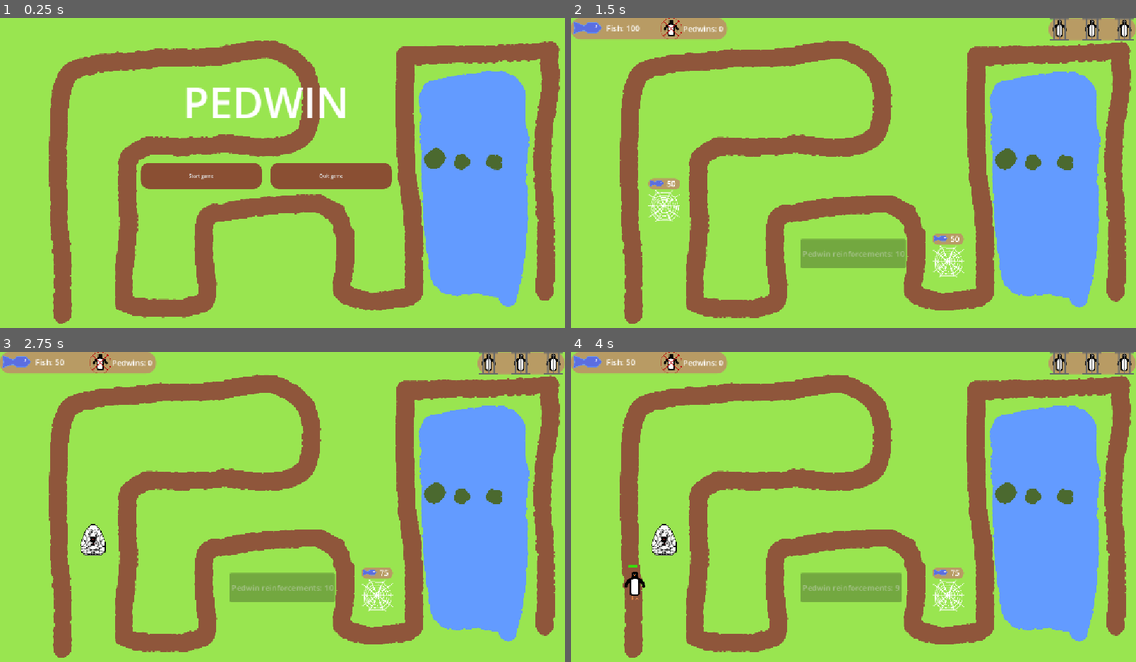
Above: before the commit, frames 1-4 (two rows, left to right).
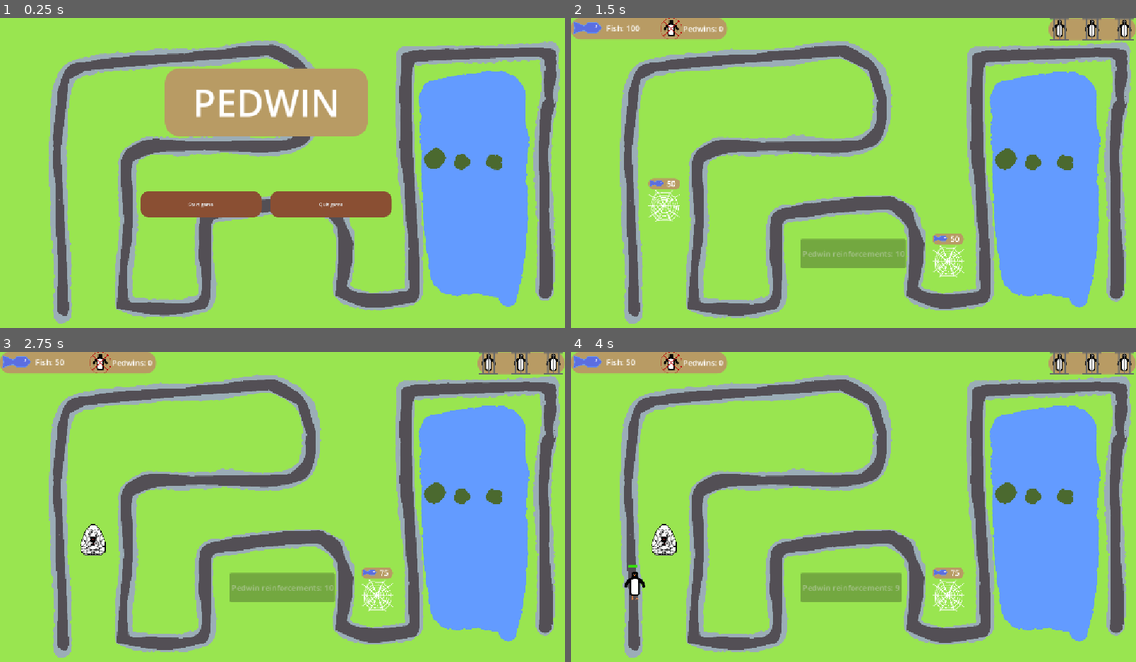
Above: after the commit, the same moments.

Repository: CrimsonCloak/pedwin
Game: Godot game, scene res://Scenes/menu.tscn
Same seed, same stepped clock (60 frames per second), same inputs: the game is played once before the commit and once after it.
Inputs (mouse positions are in pixels of both pictures, inside the frame that each line leads up to):
- Up to frame 1 (0.25 s): no input
- Up to frame 2 (1.5 s): click "Start game" at 0.5 s; click "Start Pedwinvasion" at 1.25 s
- Up to frame 3 (2.75 s): tap Enter at 2 s; move the mouse to (90, 541) at 2.02 s; click (90, 541) at 2.17 s
- Up to frame 4 (4 s): tap Space at 2.75 s; move the mouse to (949, 593) at 2.77 s; click (949, 593) at 2.92 s; move the mouse to (910, 441) at 3.52 s; click (910, 441) at 3.67 s

The runs differ from the first frame. In frame 1, 32% of the frame differs, in the area x 8-100%, y 7-99%; in frame 2, 20%; in frame 3, 20%; in frame 4, 20%.

Commit message:
Swap out beta background for another

Diff:
--- a/Scenes/Levels/demogame.tscn
+++ b/Scenes/Levels/demogame.tscn
@@ -1,9 +1,9 @@
 [gd_scene format=3 uid="uid://bhnqp8see2fnr"]
 
 [ext_resource type="Script" uid="uid://cur77xedsl4gn" path="res://Scripts/game.gd" id="1_u22c3"]
-[ext_resource type="Texture2D" uid="uid://cd1km3f1i5gd" path="res://Assets/Background.png" id="2_8vyj5"]
 [ext_resource type="PackedScene" uid="uid://cmw57ycpp3g6g" path="res://Scenes/game_manager.tscn" id="2_pu47x"]
 [ext_resource type="PackedScene" uid="uid://dcgd821vn4q86" path="res://Scenes/empty_plot.tscn" id="3_8vyj5"]
+[ext_resource type="Texture2D" uid="uid://b6h3ttwrjyk4b" path="res://Assets/Background_grey.png" id="3_lrg74"]
 [ext_resource type="PackedScene" uid="uid://br4vn4h68fivi" path="res://Scenes/UI/level_hud.tscn" id="4_f2hrv"]
 
 [sub_resource type="Curve2D" id="Curve2D_qxrlw"]
@@ -20,7 +20,7 @@
 [node name="Background" type="Sprite2D" parent="." unique_id=1396405459]
 position = Vector2(577, 325)
 scale = Vector2(0.6009259, 0.6009259)
-texture = ExtResource("2_8vyj5")
+texture = ExtResource("3_lrg74")
 
 [node name="Path2D" type="Path2D" parent="." unique_id=1841170749]
 curve = SubResource("Curve2D_qxrlw")
--- a/Scenes/menu.tscn
+++ b/Scenes/menu.tscn
@@ -1,20 +1,30 @@
 [gd_scene format=3 uid="uid://brkucpi3rtttu"]
 
-[ext_resource type="Texture2D" uid="uid://cd1km3f1i5gd" path="res://Assets/Background.png" id="1_1rerr"]
+[ext_resource type="Texture2D" uid="uid://b6h3ttwrjyk4b" path="res://Assets/Background_grey.png" id="1_xhh6f"]
 [ext_resource type="Script" uid="uid://dtfxearnict7v" path="res://Scripts/startmenu_buttons.gd" id="2_xhh6f"]
+
+[sub_resource type="StyleBoxFlat" id="StyleBoxFlat_xhh6f"]
+bg_color = Color(0.72156864, 0.60784316, 0.39215687, 1)
+corner_radius_top_left = 30
+corner_radius_top_right = 30
+corner_radius_bottom_right = 30
+corner_radius_bottom_left = 30
+
+[sub_resource type="LabelSettings" id="LabelSettings_cayip"]
+font_size = 76
 
 [node name="Menu" type="Node2D" unique_id=1607660690]
 
 [node name="Background" type="Sprite2D" parent="." unique_id=900643263]
 position = Vector2(577, 324)
 scale = Vector2(0.6009259, 0.6009259)
-texture = ExtResource("1_1rerr")
+texture = ExtResource("1_xhh6f")
 
 [node name="UI_elements" type="HBoxContainer" parent="Background" unique_id=2086386066]
-offset_left = -482.58856
-offset_top = -46.59478
-offset_right = 370.9093
-offset_bottom = 43.26658
+offset_left = -484.25272
+offset_top = 49.922943
+offset_right = 369.24515
+offset_bottom = 139.7843
 theme_override_constants/separation = 28
 alignment = 1
 script = ExtResource("2_xhh6f")
@@ -47,6 +57,8 @@
 grow_horizontal = 2
 grow_vertical = 2
 theme_override_font_sizes/font_size = 86
+theme_override_styles/normal = SubResource("StyleBoxFlat_xhh6f")
 text = "PEDWIN"
+label_settings = SubResource("LabelSettings_cayip")
 horizontal_alignment = 1
 vertical_alignment = 1
Binary file added: Assets/Background_grey.png
Not shown, added: Assets/Background_grey.png.import
